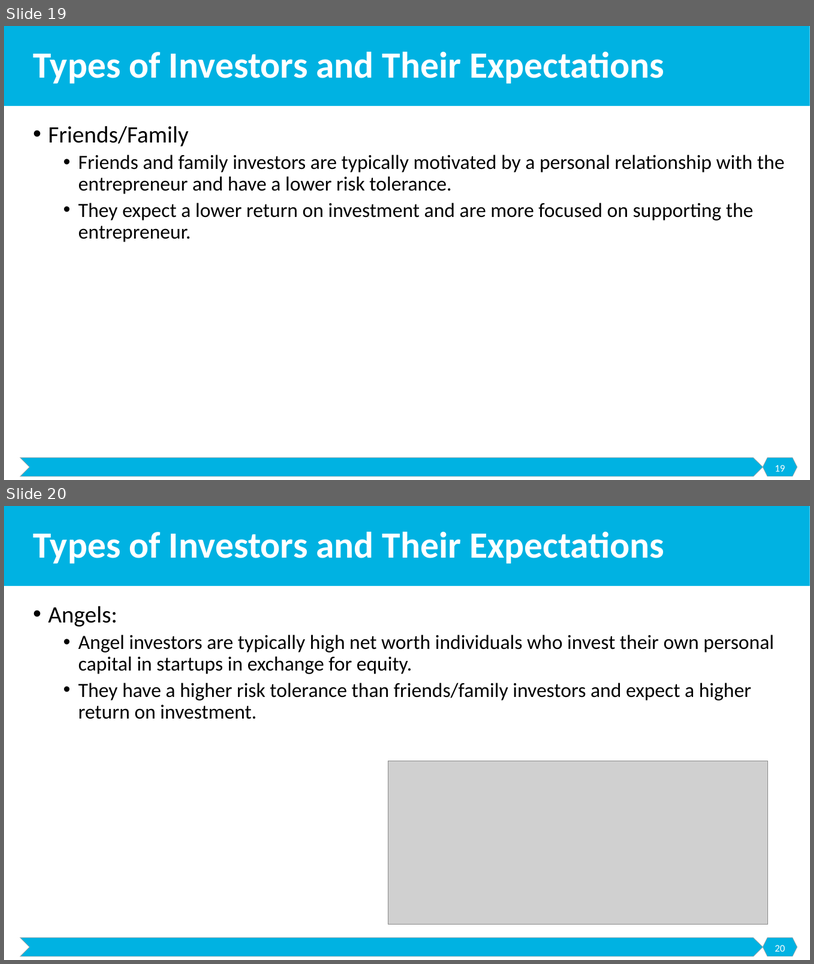
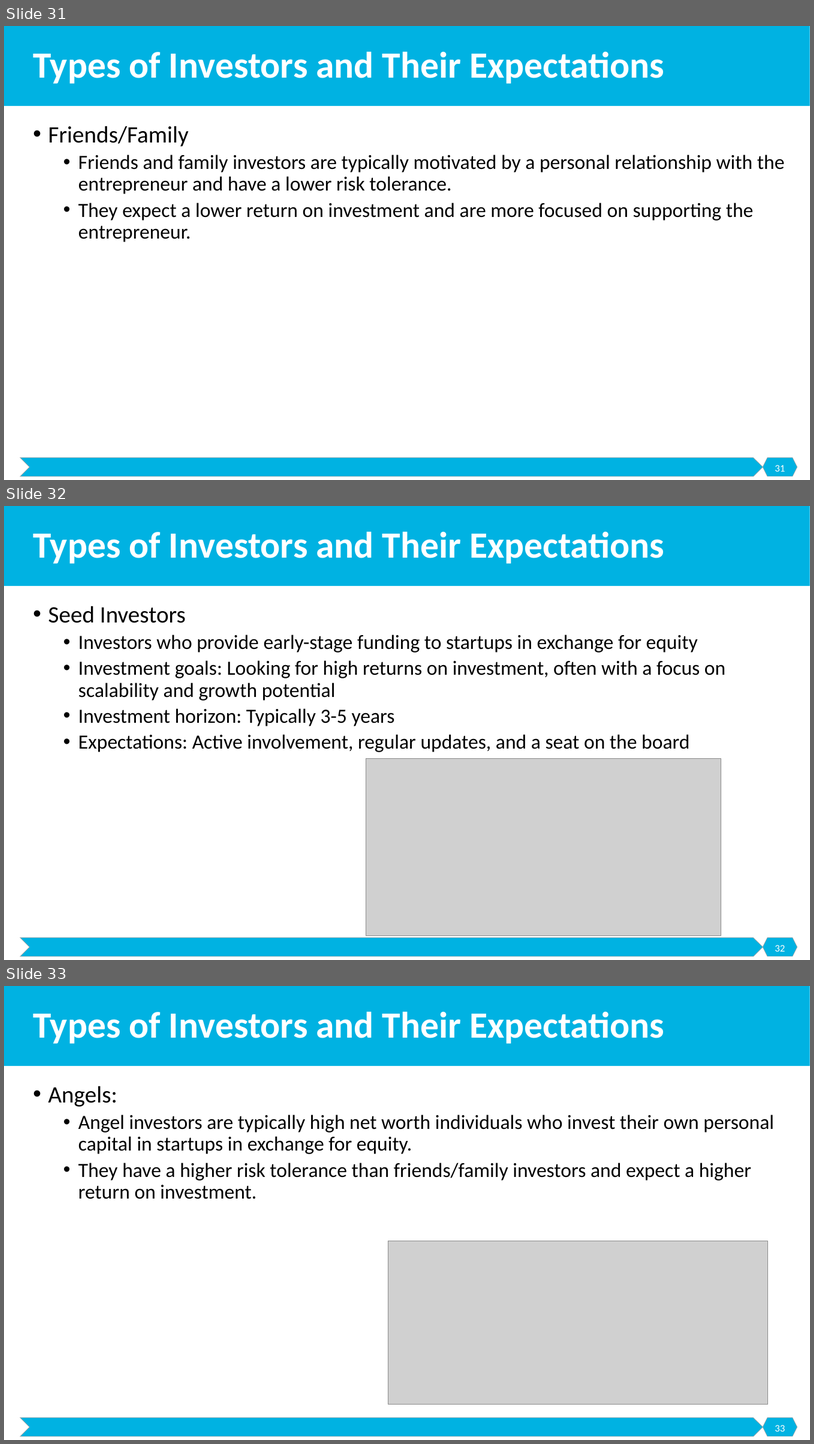
Before and after one commit to malenezi/malenezi, a slide deck: SE495/Lectures/5-Securing Funding/Securing Funding.pptx. Shown one above the other, each under a label of ours: slides 19 and 20 before the commit, slides 31, 32 and 33 after it. The pictures are 814x964 and 814x1444 pixels, drawn with LibreOffice and Linux fonts; fonts in the diff are those of the drawing; grey boxes stand for pictures. Boxes give left, top, right and bottom in pixels: in the first picture for what was removed or moved away, otherwise in the second. Text is boxed around its words. In the diff, an @@ line names an element or a change of style, - is before the commit and + after.

```diff
--- a/SE495/Lectures/5-Securing Funding/Securing Funding.pptx
+++ b/SE495/Lectures/5-Securing Funding/Securing Funding.pptx
@@ slide 32 added at [4,506,810,960], background #FFFFFF; not listed: 3 template elements that a slide beside it also shows @@
@@ title added at [33,531,665,564], 44 pt, text #FFFFFF, bold @@
+Types of Investors and Their Expectations
@@ text added at [48,606,726,752], 24 pt, text #000000 @@
+• Seed Investors
+  • Investors who provide early-stage funding to startups in exchange for equity
+  • Investment goals: Looking for high returns on investment, often with a focus on scalability and growth potential
+  • Investment horizon: Typically 3-5 years
+  • Expectations: Active involvement, regular updates, and a seat on the board
@@ picture added at [366,758,722,936] @@
@@ page number added at [775,945,785,951], 12 pt, text #FFFFFF @@
+32
@@ what was slide 19 is now slide 31 @@
@@ page number at [775,465,785,471]: text changed @@
-19
+31
@@ what was slide 20 is now slide 33 @@
@@ page number at [775,1425,785,1431]: text changed @@
-20
+33
```
Also in this commit, not shown: 2 slides changed, 19 other slides added, 1 other file.
